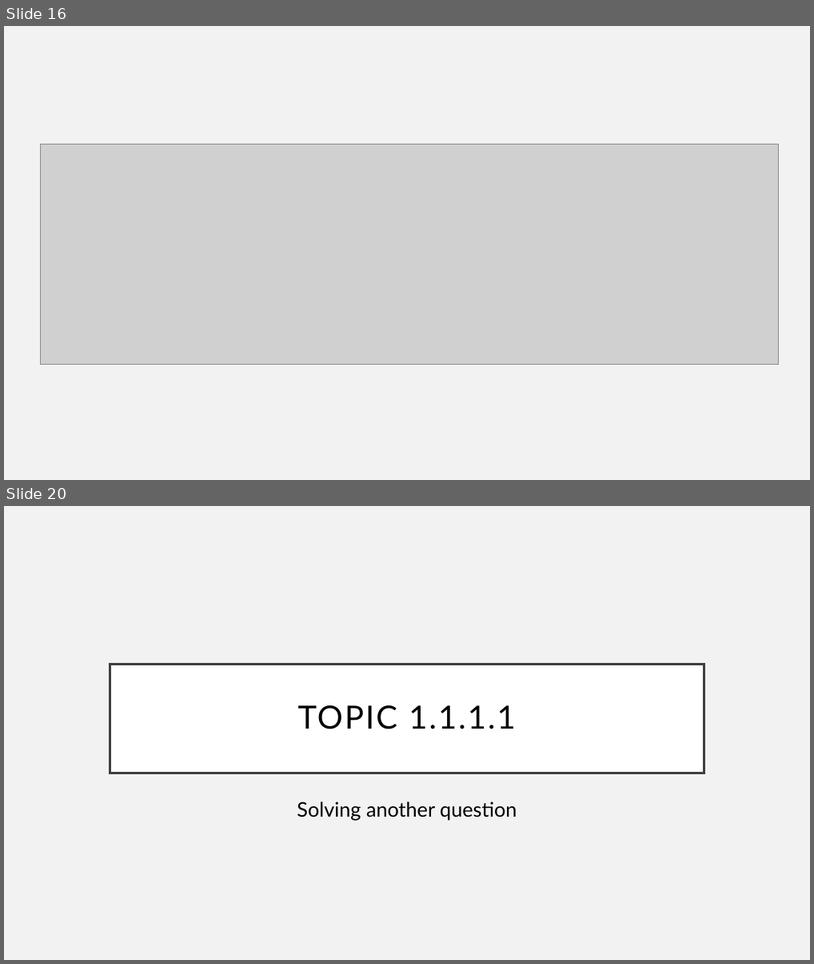
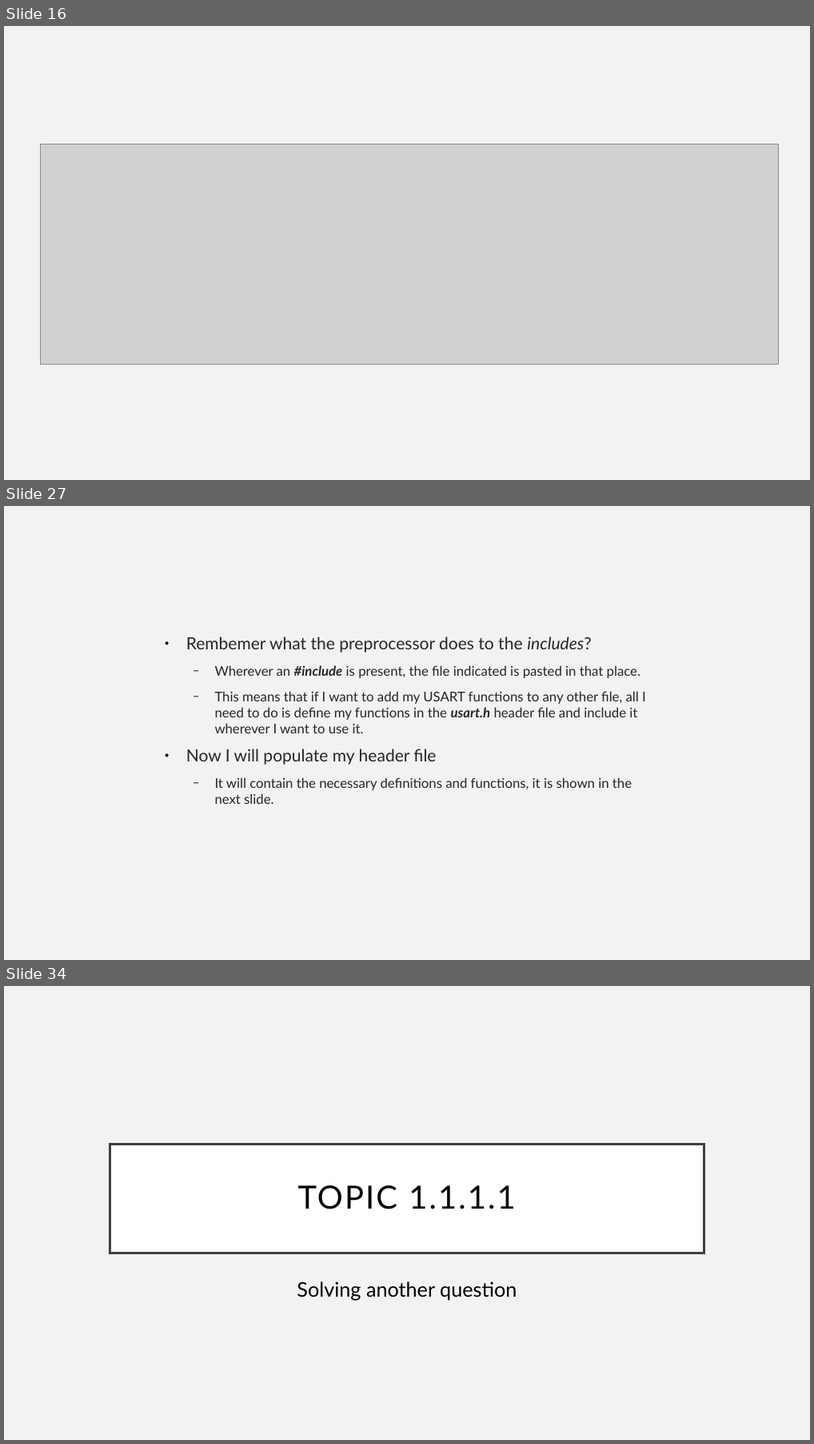
Before and after one commit to Equihua2211/I7266, a slide deck: 001_Slides/08_UART-USART.odp. Shown one above the other, each under a label of ours: slides 16 and 20 before the commit, slides 16, 27 and 34 after it; the slides between them are not shown. The pictures are 814x964 and 814x1444 pixels, drawn with LibreOffice and Linux fonts; fonts in the diff are those of the drawing; grey boxes stand for pictures. Boxes give left, top, right and bottom in pixels: in the first picture for what was removed or moved away, otherwise in the second. Text is boxed around its words. In the diff, an @@ line names an element or a change of style, - is before the commit and + after.

```diff
--- a/001_Slides/08_UART-USART.odp
+++ b/001_Slides/08_UART-USART.odp
@@ slide 27 added at (x1=4, y1=506, x2=810, y2=960), background #F2F2F2 @@
@@ text added at (x1=186, y1=636, x2=646, y2=804), 16 pt, text #262626 @@
+● Rembemer what the preprocessor does to the includes?
+  − Wherever an #include is present, the file indicated is pasted in that place.
+  − This means that if I want to add my USART functions to any other file, all I need to do is define my functions in the usart.h header file and include it wherever I want to use it.
+● Now I will populate my header file
+  − It will contain the necessary definitions and functions, it is shown in the next slide.
@@ what was slide 20 is now slide 34 @@
```
Also in this commit, not shown: 2 slides changed, 14 other slides added, 1 slide removed, 2 other files.
